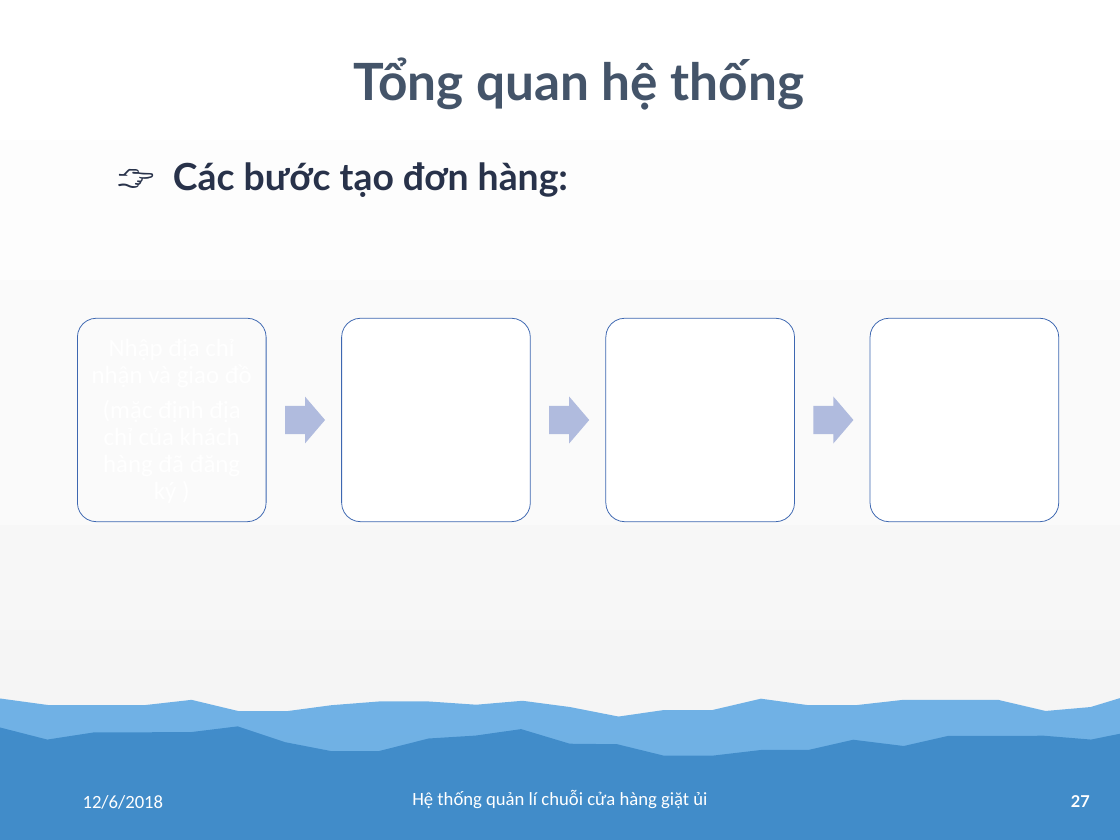
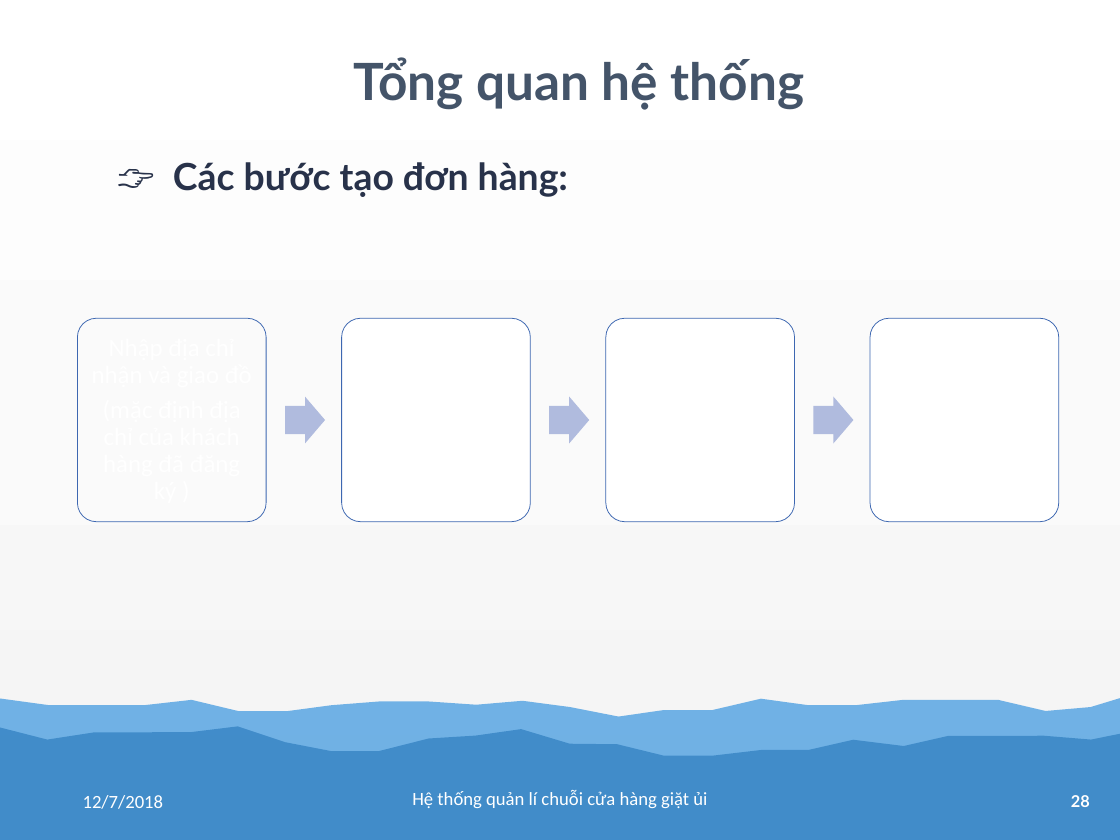
Before and after one commit to tranhoanghuan/Lu-n-v-n, a slide deck: slide 28 of baoCao/bao_cao.pptx (slide 27 before the commit). Drawn at 1120x840 pixels with LibreOffice and Linux fonts; fonts in the diff are those of the drawing. Boxes give left, top, right and bottom in pixels: in the first picture for what was removed or moved away, otherwise in the second. Text is boxed around its words. In the diff, an @@ line names an element or a change of style, - is before the commit and + after.

```diff
--- a/baoCao/bao_cao.pptx
+++ b/baoCao/bao_cao.pptx
@@ text at [83, 795, 164, 809]: text changed @@
-12/6/2018
+12/7/2018
@@ page number at [1071, 795, 1090, 807]: text changed @@
-27
+28
```
Also in this commit, not shown: 33 other slides changed, 1 slide added, 3 other files.
